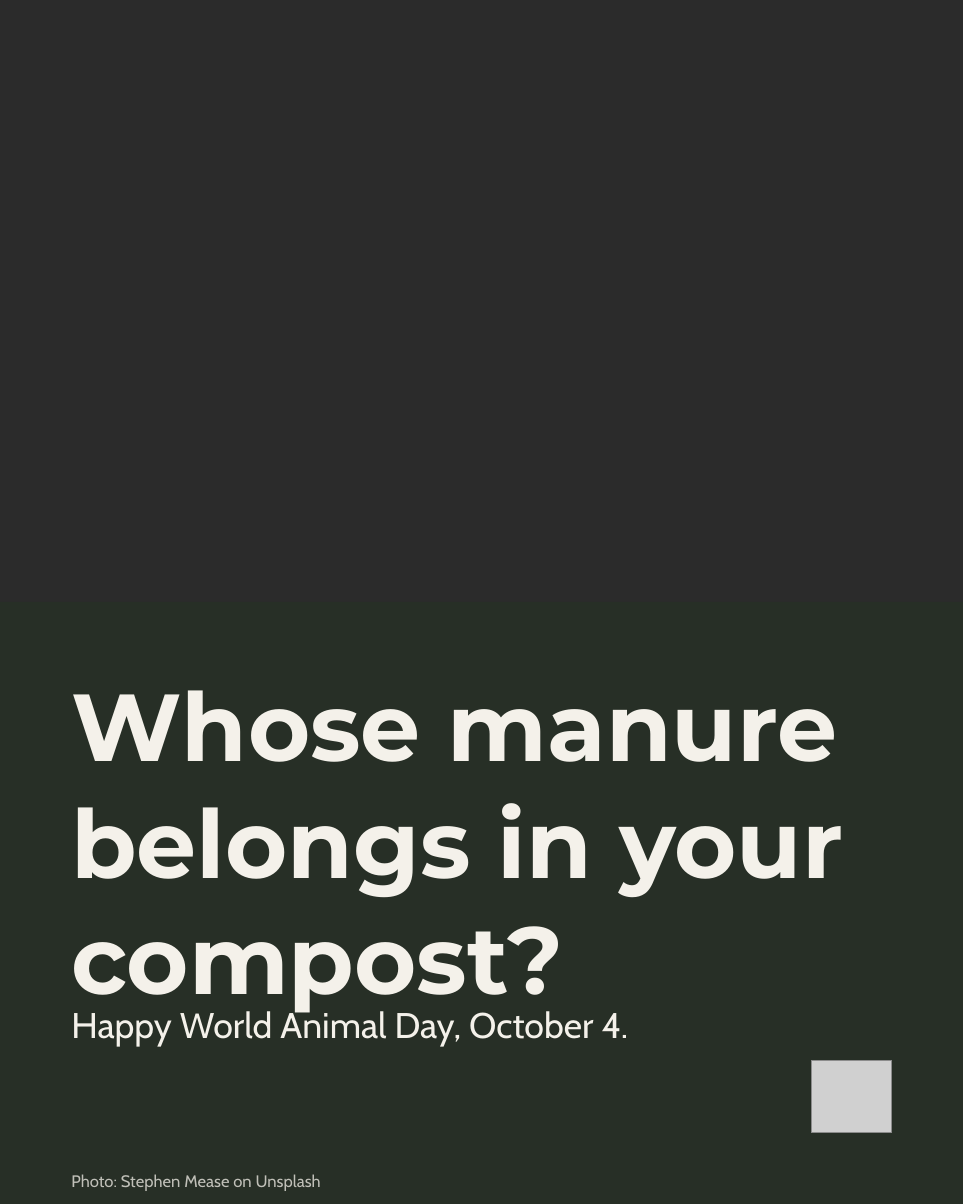
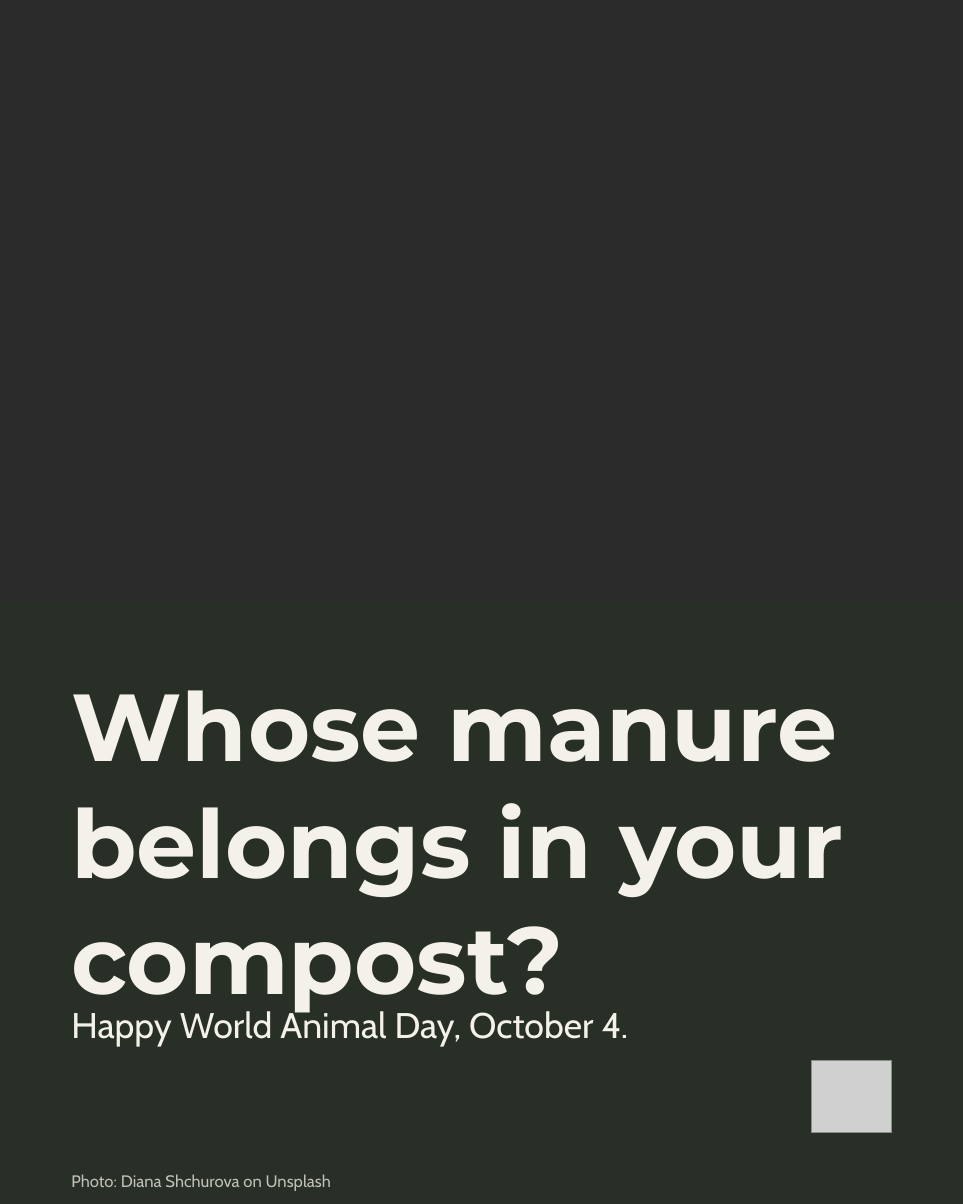
Before and after one commit to linneamoritznyc/SFW-SocialMedia, a slide deck: slide 1 of templates/posts/october/04-10-2026-sun-ig-world-animal-day-v2.pptx. Drawn at 963x1204 pixels with LibreOffice and Linux fonts; fonts in the diff are those of the drawing; grey boxes stand for pictures; background and template pictures are left out; a plain dark background stands for a picture behind light text. Boxes give left, top, right and bottom in pixels: in the first picture for what was removed or moved away, otherwise in the second. Text is boxed around its words. In the diff, an @@ line names an element or a change of style, - is before the commit and + after.

```diff
--- a/templates/posts/october/04-10-2026-sun-ig-world-animal-day-v2.pptx
+++ b/templates/posts/october/04-10-2026-sun-ig-world-animal-day-v2.pptx
@@ text at (x1=71, y1=1174, x2=331, y2=1191): text changed @@
-Photo: Stephen Mease on Unsplash
+Photo: Diana Shchurova on Unsplash
```
Also in this commit, not shown: 5 other slides changed, 45 other files.
